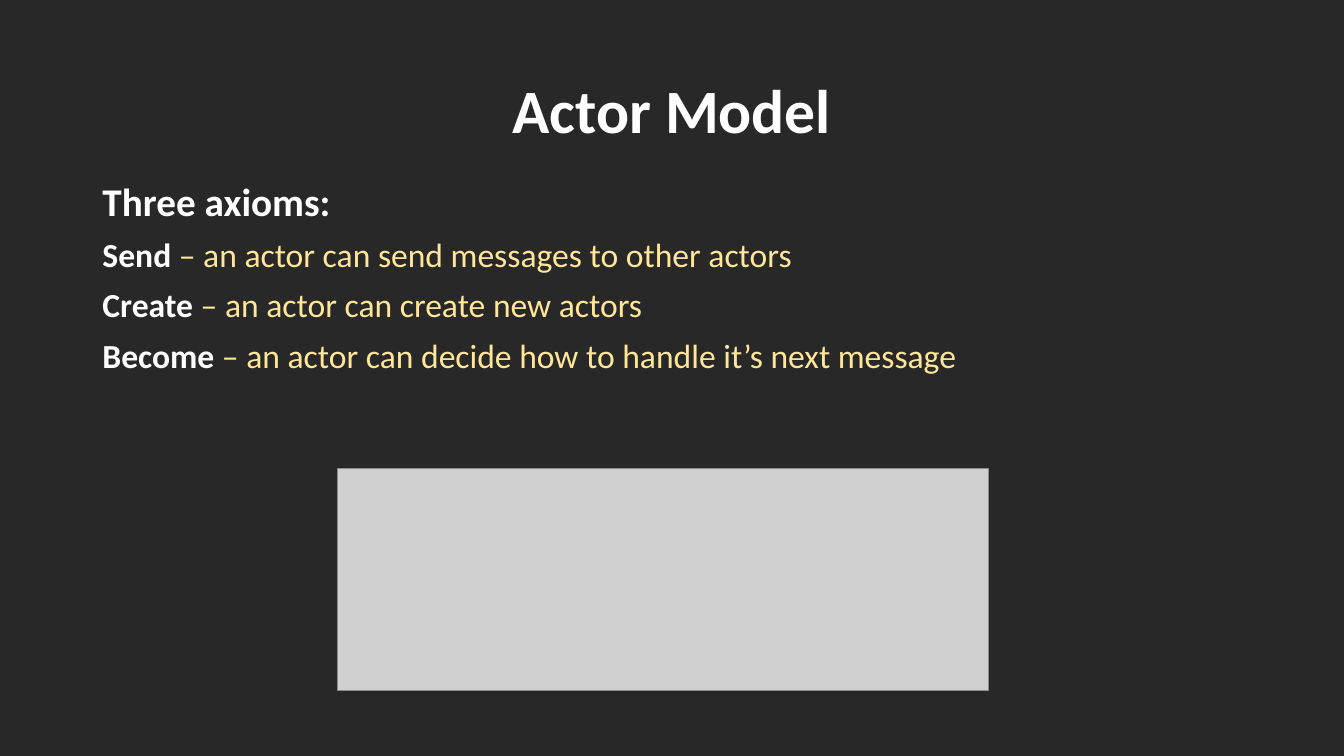
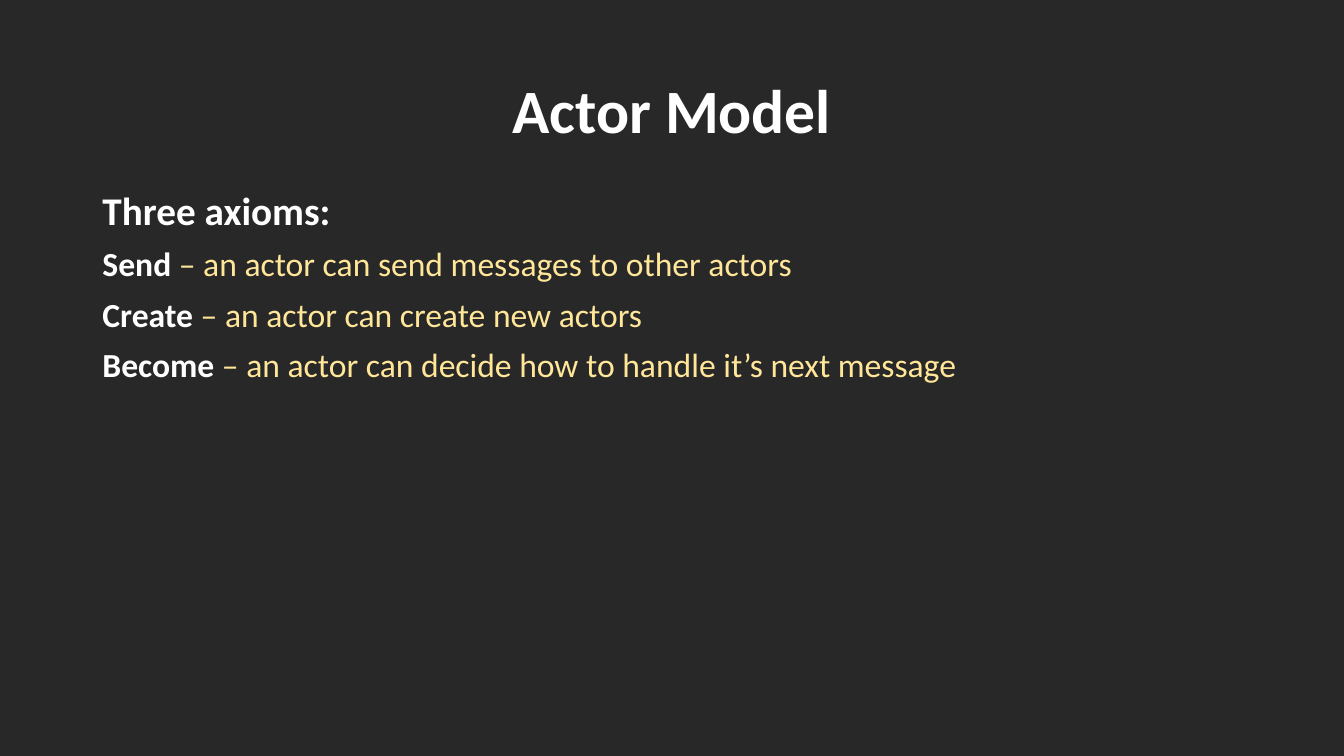
Before and after one commit to rogeralsing/Presentations, a slide deck: slide 6 of FailingGracefully/QConSP/protoactor.pptx (slide 5 before the commit). Drawn at 1344x756 pixels with LibreOffice and Linux fonts; fonts in the diff are those of the drawing; grey boxes stand for pictures. Boxes give left, top, right and bottom in pixels: in the first picture for what was removed or moved away, otherwise in the second. Text is boxed around its words. In the diff, an @@ line names an element or a change of style, - is before the commit and + after.

```diff
--- a/FailingGracefully/QConSP/protoactor.pptx
+++ b/FailingGracefully/QConSP/protoactor.pptx
@@ text "Three axioms:": place and size @@
-text "Three axioms:" at bbox=[102, 188, 956, 374]
+text "Three axioms:" at bbox=[102, 197, 956, 383]
@@ picture removed at bbox=[338, 468, 988, 691] @@
```
Also in this commit, not shown: 3 other slides changed, 3 slides added, 2 slides removed.
